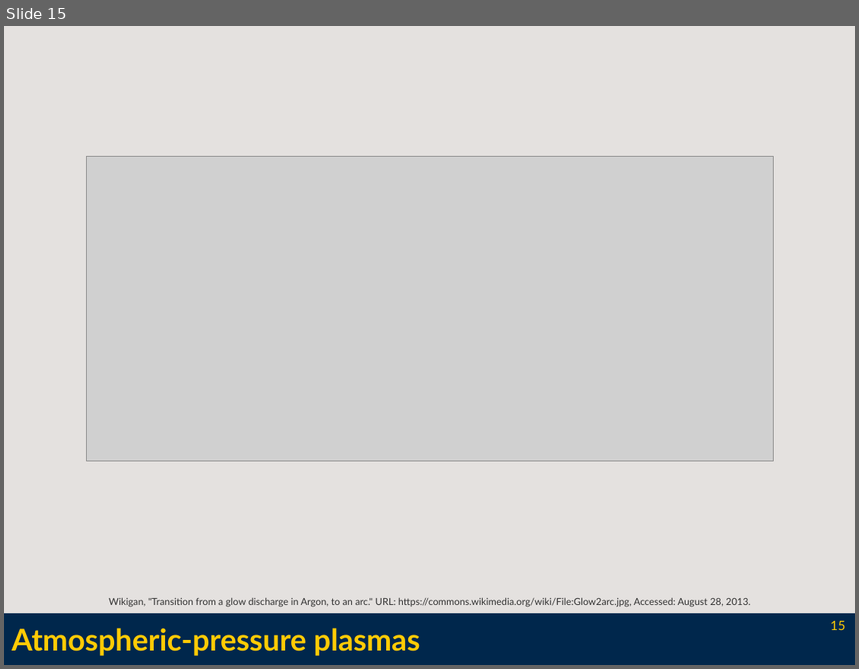
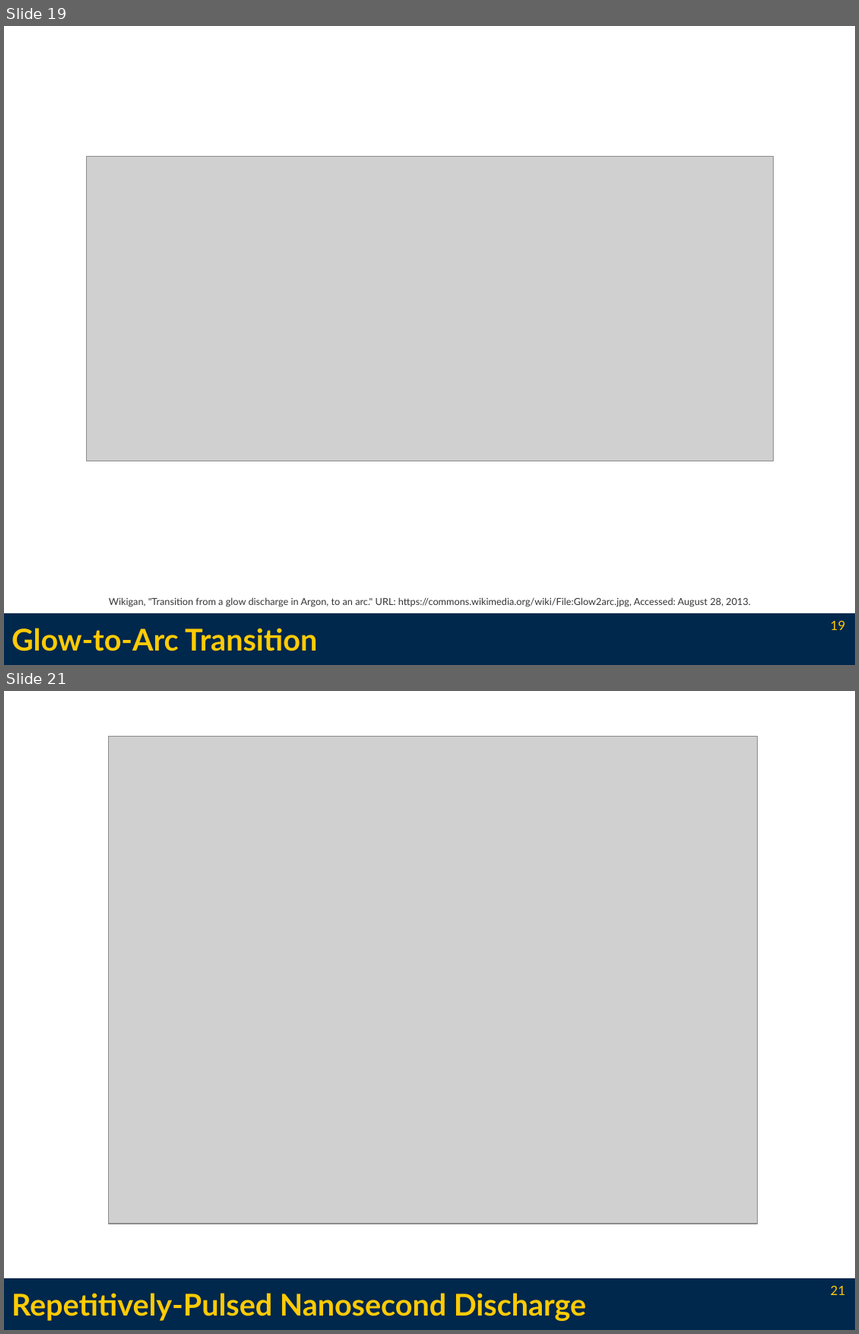
Before and after one commit to l3enny/dissertation, a slide deck: defense/presentation.odp. Shown one above the other, each under a label of ours: slide 15 before the commit, slides 19 and 21 after it; the slides between them are not shown. The pictures are 859x669 and 859x1334 pixels, drawn with LibreOffice and Linux fonts; fonts in the diff are those of the drawing; grey boxes stand for pictures. Boxes give left, top, right and bottom in pixels: in the first picture for what was removed or moved away, otherwise in the second. Text is boxed around its words. In the diff, an @@ line names an element or a change of style, - is before the commit and + after.

```diff
--- a/defense/presentation.odp
+++ b/defense/presentation.odp
@@ slide 21 added at (4,691,855,1330), background #FFFFFF; not listed: 1 template element that a slide beside it also shows @@
@@ picture added at (108,737,757,1224) @@
@@ title added at (12,1293,586,1321), 28 pt, text #FFCB05, bold @@
+Repetitively-Pulsed Nanosecond Discharge
@@ page number added at (831,1285,846,1295), 12 pt, text #FFCB05 @@
+21
@@ what was slide 15 is now slide 19 @@
@@ slide 19 changed as well @@
@@ background #E4E1DF to #FFFFFF @@
@@ title at (12,628,317,651): text changed @@
-Atmospheric-pressure plasmas
+Glow-to-Arc Transition
@@ page number at (831,620,846,630): text changed @@
-15
+19
```
Also in this commit, not shown: 16 other slides changed, 22 other slides added, 2 slides removed, 13 other files.
